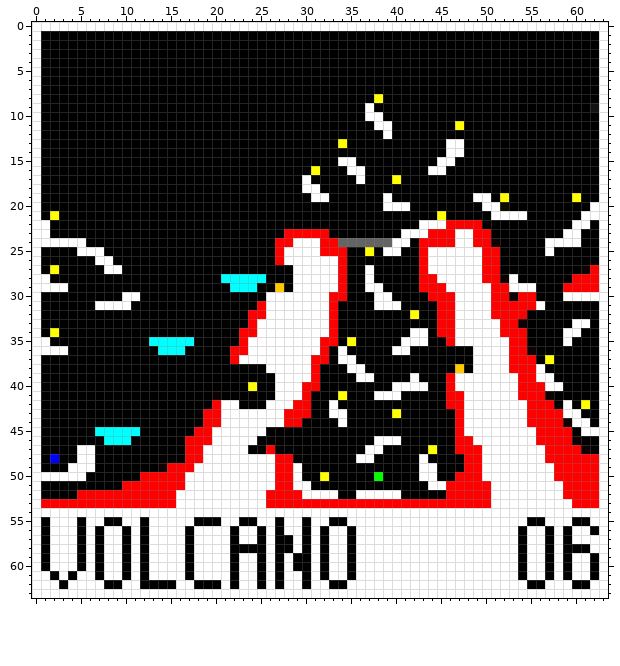
Two states of a pixel-art sprite, et-game/src/main/resources/level/easy/volcano.png. That is the earlier state.
The file is 64x64 pixels. Colours within 5 levels of each other are drawn and written as one.
After the commit:
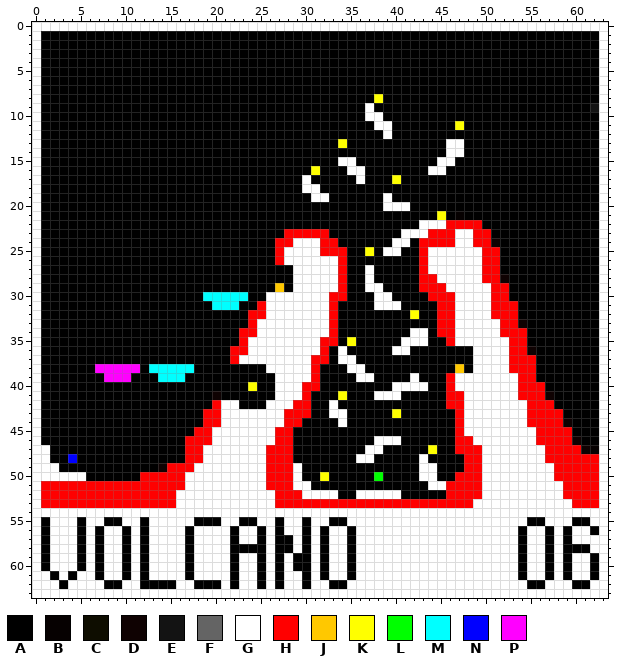
Palette (. is transparent): A #000000  B #060101  C #0e0d00  D #0f0202  E #131313  F #646464  G #ffffff  H #ff0000  J #ffc800  K #ffff00  L #00ff00  M #00ffff  N #0000ff  P #ff00ff
Edits made:
@@ x 0..63 @@
 18 GAAAAAAAAAAAAAAAAAAAAAAAAAAAAAGGAAAAAAAAAAAAAAAAAAAAAAAAAAAAAAAG
-19 GAAAAAAAAAAAAAAAAAAAAAAAAAAAAAAGGAAAAAAGAAAAAAAAAGGAKAAAAAAAKAAG
-20 GAAAAAAAAAAAAAAAAAAAAAAAAAAAAAAAAAAAAAAGGGAAAAAAAAGGCAAAAAAAAAGG
-21 GAKAAAAAAAAAAAAAAAAAAAAAAAAAAAAAAAAAAAAAAAAAAKABAAAGGGGAAAAAAGGG
-22 GGAAAAAAAAAAAAAAAAAAAAAAAAAAAAAAAAAAAAAAAAAGGGHHHHAAAAAAAAAAGGAG
-23 GGAAAAAAAAAAAAAAAAAAAAAAAAAAHHHHHAAAAAAAAGGGHHHGGHHAAAAAAAAGGAAG
-24 GGGGGGAAAAAAAAAAAAAAAAAAAAAHHGGGHHFFFFFFGGAHHHHGGHHDAAAAAGGGGAAG
-25 GAAAAGGGAAAAAAAAAAAAAAAAAAAHGGGGHHHAAKAGGAAHGGGGGGHHAAAAAGAAAAAG
-26 GAAAAAAGGAAAAAAAAAAAAAAAAAAHGGGGGGHAAAAAAAAHGGGGGGHHAAAAAAAAAAAG
-27 GAKAAAAAGGAAAAAAAAAAAAAAAAAAAGGGGGHAAGAAAAAHGGGGGGHHAAAAAAAAADHG
-28 GGAAAAAAAAAAAAAAAAAAAMMMMMAAAGGGGGHAAGAAAAAHHGGGGGHHDGAAAAAAHHHG
-29 GGGGAAAAAAAAAAAAAAAAAAMMMAAJAGGGGGHAAGGAAAAHHHGGGGGHHGGGAAAHHHHG
-30 GAAAAAAAAAGGAAAAAAAAAAAAAAGGGGGGGHHAAAGGAAAAHHHGGGGHHDHHAAAGGGGG
-31 GAAAAAAGGGGAAAAAAAAAAAAAAHGGGGGGGHAAAAGGGAAAAHHGGGGHHHHHGAAAAAAG
-32 GAAAAAAAAAAAAAAAAAAAAAAAHHGGGGGGGHAAAAAAAAKAAHHGGGGHHHHAAAAAAAAG
-33 GAAAAAAAAAAAAAAAAAAAAAAAHGGGGGGGGHAAAAAAAAAAAHHGGGGGHHDAAAAAGGAG
-34 GAKAAAAAAAAAAAAAAAAAAAAHHGGGGGGGGHAAAAAAAAGGAHHGGGGGHHHAAAAGGAAG
-35 GGAAAAAAAAAAAMMMMMAAAAAHGGGGGGGGHHAKAAAAAGGGAAHGGGGGGHHAAAAGAAAG
-36 GGGGAAAAAAAAAAMMMAAAAAHHGGGGGGGGHAGAAAAAGGAAAAAAAGGGGHHDAAAAAAAG
-37 GAAAAAAAAAAAAAAAAAAAAAHGGGGGGGGHHAGGAAAAAAAAAAAAAGGGGHHHAKAAAAAG
-38 GAAAAAAAAAAAAAAAAAAAAAAAAAGGGGGHAAAGGAAAAAAAAAAJAGGGGHHHGAAAAAAG
-39 GAAAAAAAAAAAAAAAAAAAAAAAAAAGGGGHAAAAGGAAAAGAAAHGGGGGGGHHGGAAAAAG
-40 GAAAAAAAAAAAAAAAAAAAAAAAKAAGGGHHAAAAAAAAGGGGAAHGGGGGGGHHHGGAAAAG
+19 GAAAAAAAAAAAAAAAAAAAAAAAAAAAAAAGGAAAAAAGAAAAAAAAAAAAAAAAAAAAAAAG
+20 GAAAAAAAAAAAAAAAAAAAAAAAAAAAAAAAAAAAAAAGGGAAAAAAAAAAAAAAAAAAAAAG
+21 GAAAAAAAAAAAAAAAAAAAAAAAAAAAAAAAAAAAAAAAAAAAAKABAAAAAAAAAAAAAAAG
+22 GAAAAAAAAAAAAAAAAAAAAAAAAAAAAAAAAAAAAAAAAAAGGGHHHHAAAAAAAAAAAAAG
+23 GAAAAAAAAAAAAAAAAAAAAAAAAAAAHHHHHAAAAAAAAGGGHHHGGHHAAAAAAAAAAAAG
+24 GAAAAAAAAAAAAAAAAAAAAAAAAAAHHGGGHHAAAAAAGGAHHHHGGHHDAAAAAAAAAAAG
+25 GAAAAAAAAAAAAAAAAAAAAAAAAAAHGGGGHHHAAKAGGAAHGGGGGGHHAAAAAAAAAAAG
+26 GAAAAAAAAAAAAAAAAAAAAAAAAAAHGGGGGGHAAAAAAAAHGGGGGGHHAAAAAAAAAAAG
+27 GAAAAAAAAAAAAAAAAAAAAAAAAAAAAGGGGGHAAGAAAAAHGGGGGGHHAAAAAAAAAAAG
+28 GAAAAAAAAAAAAAAAAAAAAAAAAAAAAGGGGGHAAGAAAAAHHGGGGGHHDAAAAAAAAAAG
+29 GAAAAAAAAAAAAAAAAAAAAAAAAAAJAGGGGGHAAGGAAAAHHHGGGGGHHAAAAAAAAAAG
+30 GAAAAAAAAAAAAAAAAAAMMMMMAAGGGGGGGHHAAAGGAAAAHHHGGGGHHAAAAAAAAAAG
+31 GAAAAAAAAAAAAAAAAAAAMMMAAHGGGGGGGHAAAAGGGAAAAHHGGGGHHHAAAAAAAAAG
+32 GAAAAAAAAAAAAAAAAAAAAAAAHHGGGGGGGHAAAAAAAAKAAHHGGGGHHHAAAAAAAAAG
+33 GAAAAAAAAAAAAAAAAAAAAAAAHGGGGGGGGHAAAAAAAAAAAHHGGGGGHHDAAAAAAAAG
+34 GAAAAAAAAAAAAAAAAAAAAAAHHGGGGGGGGHAAAAAAAAGGAHHGGGGGHHHAAAAAAAAG
+35 GAAAAAAAAAAAAAAAAAAAAAAHGGGGGGGGHHAKAAAAAGGGAAHGGGGGGHHAAAAAAAAG
+36 GAAAAAAAAAAAAAAAAAAAAAHHGGGGGGGGHAGAAAAAGGAAAAAAAGGGGHHDAAAAAAAG
+37 GAAAAAAAAAAAAAAAAAAAAAHGGGGGGGGHHAGGAAAAAAAAAAAAAGGGGHHHAAAAAAAG
+38 GAAAAAAPPPPPAMMMMMAAAAAAAAGGGGGHAAAGGAAAAAAAAAAJAGGGGHHHAAAAAAAG
+39 GAAAAAAAPPPAAAMMMAAAAAAAAAAGGGGHAAAAGGAAAAGAAAHGGGGGGGHHAAAAAAAG
+40 GAAAAAAAAAAAAAAAAAAAAAAAKAAGGGHHAAAAAAAAGGGGAAHGGGGGGGHHHAAAAAAG
 41 GAAAAAAAAAAAAAAAAAAADAAAAAAGGGHAAAKAAAGGGAAAAAHHGGGGGGHHHDAAAAAG
-42 GAAAAAAAAAAAAAAAAAAAHGGAAAGGGHHAAGAAAAAAAAAAAAHHGGGGGGGHHHAGAKAG
-43 GAAAAAAAAAAAAAAAAAAHHGGGGGGGHHHAAGGAAAAAKAAAAAAHGGGGGGGHHHHGGAAG
-44 GAAAAAAAAAAAAAAAAAAHHGGGGGGGHHAAAAGAAAAAAAAAAAAHGGGGGGGHHHHDGGAG
-45 GAAAAAAMMMMMAAAAAAHHGGGGGGAAAAAAAAAAAAAAAAAAAAAHGGGGGGGGHHHHAGGG
-46 GAAAAAAAMMMAAAAAAHHHGGGGGAAAAAAAAAAAAAGGGAAAAAAHHGGGGGGGHHHHDAAG
-47 GAAAAGGAAAAAAAAAAHHGGGGGAAHAAAAAAAAAAGGAAAAAKAAHHHGGGGGGGHHHHDBG
-48 GANAAGGAAAAAAAAAAHHGGGGGGGGHHAAAAAAAGGAAAAAGAAAAHHGGGGGGGHHHHHHG
-49 GAAAGGGAAAAAAADHHHGGGGGGGGGHHGAAAAAAAAAAAAAGGAAAHHGGGGGGGGHHHHHG
-50 GGGGGGAAAAAAHHHHHGGGGGGGGGGHHGAAKAAAAALAAAAGGAAHHHGGGGGGGGHHHHHG
-51 GAAAAAAAAAHHHHHHHGGGGGGGGGGHHGGAAAAAAAAAAAAAGGHHHHHGGGGGGGGHHHHG
-52 GAAAAHHHHHHHHHHHGGGGGGGGGGHHHHGGGGAAGGGGGAAAAAHHHHHGGGGGGGGHHHHG
-53 GHHHHHHHHHHHHHHHGGGGGGGGGGHHHHHHHHHHHHHHHHHHHHHHHHHGGGGGGGGGHHHG
+42 GAAAAAAAAAAAAAAAAAAAHGGAAAGGGHHAAGAAAAAAAAAAAAHHGGGGGGGHHHAAAAAG
+43 GAAAAAAAAAAAAAAAAAAHHGGGGGGGHHHAAGGAAAAAKAAAAAAHGGGGGGGHHHHAAAAG
+44 GAAAAAAAAAAAAAAAAAAHHGGGGGGGHHAAAAGAAAAAAAAAAAAHGGGGGGGHHHHDAAAG
+45 GAAAAAAAAAAAAAAAAAHHGGGGGGGHHAAAAAAAAAAAAAAAAAAHGGGGGGGGHHHHAAAG
+46 GAAAAAAAAAAAAAAAAHHHGGGGGGGHHAAAAAAAAAGGGAAAAAAHHGGGGGGGHHHHDAAG
+47 GGAAAAAAAAAAAAAAAHHGGGGGGGHHHAAAAAAAAGGAAAAAKAAHHHGGGGGGGHHHHDBG
+48 GGAANAAAAAAAAAAAAHHGGGGGGGHHHAAAAAAAGGAAAAAGAAAAHHGGGGGGGHHHHHHG
+49 GGGAAAAAAAAAAADHHHGGGGGGGGHHHGAAAAAAAAAAAAAGGAAAHHGGGGGGGGHHHHHG
+50 GGGGGGAAAAAAHHHHHGGGGGGGGGHHHGAAKAAAAALAAAAGGAAHHHGGGGGGGGHHHHHG
+51 GHHHHHHHHHHHHHHHHGGGGGGGGGHHHGGAAAAAAAAAAAAAGGHHHHGGGGGGGGGHHHHG
+52 GHHHHHHHHHHHHHHHGGGGGGGGGGGHHHGGGGAAGGGGGAAAAAHHHHGGGGGGGGGHHHHG
+53 GHHHHHHHHHHHHHHHGGGGGGGGGGGHHHHHHHHHHHHHHHHHHHHHHGGGGGGGGGGGHHHG
 54 GGGGGGGGGGGGGGGGGGGGGGGGGGGGGGGGGGGGGGGGGGGGGGGGGGGGGGGGGGGGGGGG
Pixel boxes of the changes (left, top, right, bottom) in both pictures:
changed: (473, 193, 599, 436)
changed: (41, 211, 266, 382)
changed: (338, 238, 392, 247)
changed: (41, 427, 140, 499)
changed: (248, 427, 293, 508)
changed: (473, 481, 491, 508)
